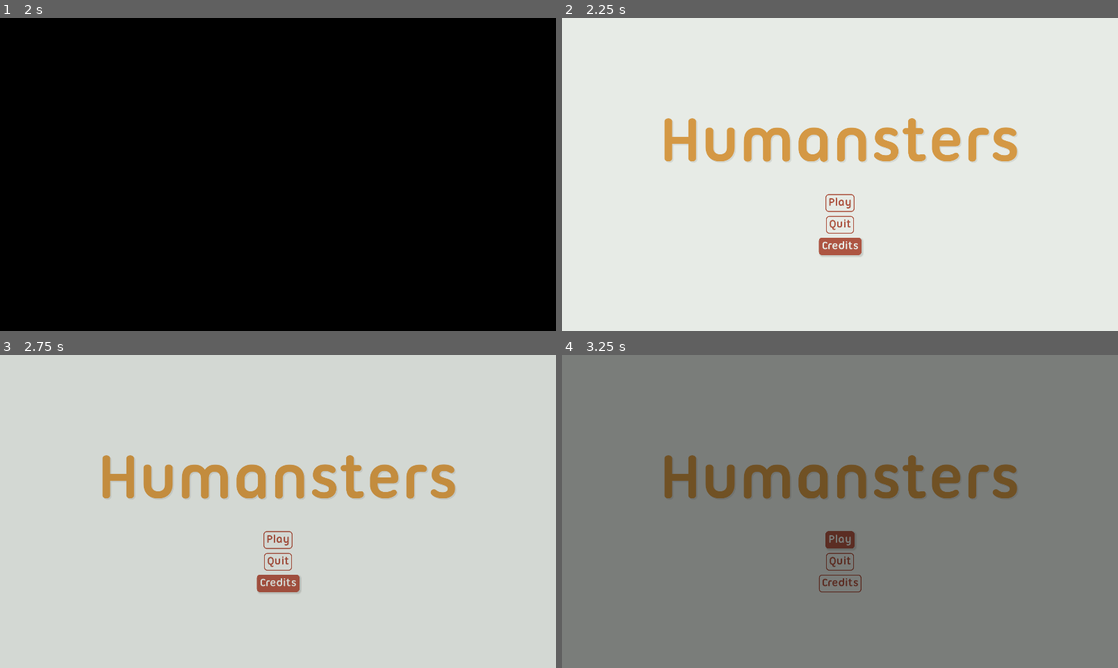
Above: before the commit, frames 1-4 (two rows, left to right).
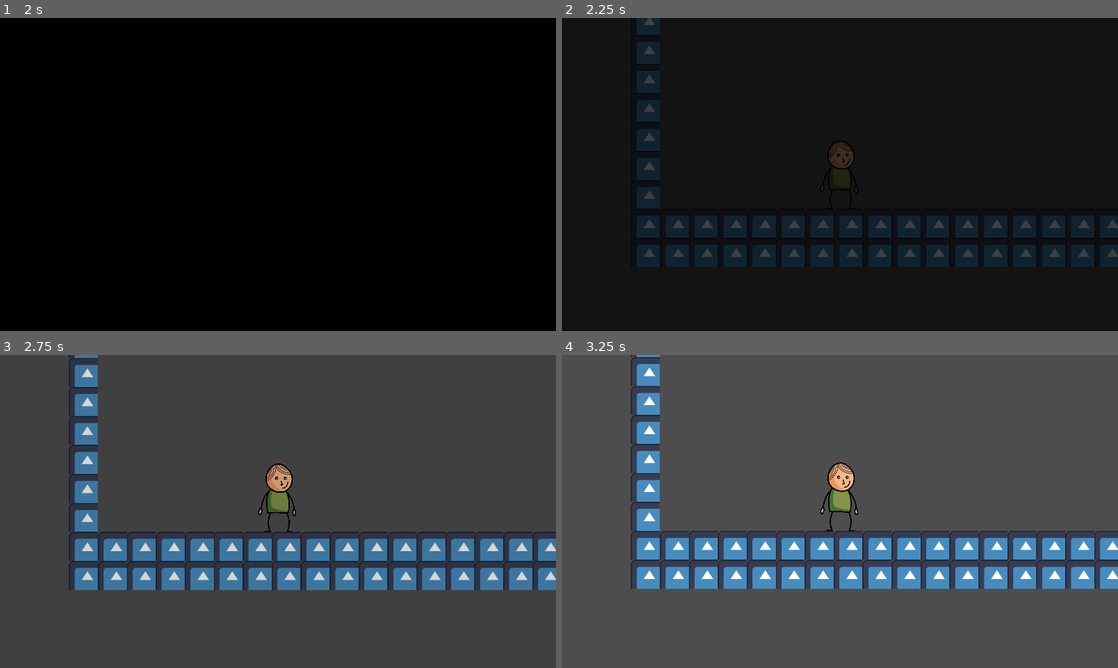
Above: after the commit, the same moments.

Repository: PingGames/GMTK-2023
Game: Godot game, scene res://scenes/yippee-screen.tscn
Same seed, same stepped clock (60 frames per second), same inputs: the game is played once before the commit and once after it. This scene is started directly instead of the project's main scene. The engine's default icon, where the game draws it, is replaced by a stand-in: a white triangle on a blue panel in a dark square.
Inputs (mouse positions are in pixels of both pictures, inside the frame that each line leads up to):
- Up to frame 1 (2 s): click "Menu" at 0.5 s; click "Play again" at 1.25 s
- Up to frame 2 (2.25 s): click (840, 246) at 2 s, where only the run before the commit has a clickable "Credits"
- Up to frame 3 (2.75 s): no input
- Up to frame 4 (3.25 s): click (840, 539) at 2.75 s, where only the run before the commit has a clickable "Play"

Frame 1 is identical in both runs. In frame 2, 100% of the frame differs, in the area x 0-100%, y 0-100%; in frame 3, 99%; in frame 4, 100%.

Commit message:
Work on scene transitions

Diff:
--- a/src/scenes/yippee-screen.tscn
+++ b/src/scenes/yippee-screen.tscn
@@ -1,6 +1,6 @@
 [gd_scene load_steps=13 format=3 uid="uid://dxovsjssmmnny"]
 
-[ext_resource type="Script" path="res://scripts/you-got-caught-screen.gd" id="1_3hmgj"]
+[ext_resource type="Script" path="res://scripts/yippee-screen.gd" id="1_muaim"]
 [ext_resource type="Texture2D" uid="uid://cyovlw6bv0f13" path="res://sprites/you-got-caught-screen.png" id="2_cqtnw"]
 [ext_resource type="FontFile" uid="uid://cywlilm2g8ve0" path="res://fonts/ubuntu-title/ubuntu-title.ttf" id="3_a8pdj"]
 [ext_resource type="StyleBox" uid="uid://bjnrrttliskwu" path="res://styles/button-normal.tres" id="4_4bma8"]
@@ -20,7 +20,7 @@
 content_margin_left = 40.0
 
 [node name="Node2D" type="Node2D"]
-script = ExtResource("1_3hmgj")
+script = ExtResource("1_muaim")
 
 [node name="Background" type="ColorRect" parent="."]
 offset_right = 1931.0
--- a/src/scripts/character.gd
+++ b/src/scripts/character.gd
@@ -62,5 +62,4 @@
 
 
 func _on_finished_trigger_body_entered(body):
-	# TODO: Replace the scene with the "Yippee!" screen
-	SceneTransition.change_scene_to_file("res://scenes/welcome-screen.tscn")
+	SceneTransition.change_scene_to_file("res://scenes/yippee-screen.tscn", 0.5)
--- a/src/scripts/credits-screen.gd
+++ b/src/scripts/credits-screen.gd
@@ -2,4 +2,4 @@
 
 
 func _on_back_button_pressed():
-	SceneTransition.change_scene_to_file("res://scenes/welcome-screen.tscn", 0.0)
+	SceneTransition.change_scene_to_file("res://scenes/welcome-screen.tscn")
--- a/src/scripts/scene-transition.gd
+++ b/src/scripts/scene-transition.gd
@@ -1,7 +1,7 @@
 extends CanvasLayer
 
 
-func change_scene_to_file(target: String, delay: float = 1.0) -> void:
+func change_scene_to_file(target: String, delay: float = 0.5) -> void:
 	$AnimationPlayer.play("dissolve")
 
 	await $AnimationPlayer.animation_finished
--- a/src/scripts/welcome-screen.gd
+++ b/src/scripts/welcome-screen.gd
@@ -2,7 +2,7 @@
 
 
 func _on_play_button_pressed():
-	SceneTransition.change_scene_to_file("res://scenes/level.tscn")
+	SceneTransition.change_scene_to_file("res://scenes/level.tscn", 1.0)
 
 
 func _on_quit_button_pressed():
@@ -10,4 +10,4 @@
 
 
 func _on_credits_button_pressed():
-	SceneTransition.change_scene_to_file("res://scenes/credits-screen.tscn", 0.0)
+	SceneTransition.change_scene_to_file("res://scenes/credits-screen.tscn")
--- a/src/scripts/yippee-screen.gd
+++ b/src/scripts/yippee-screen.gd
@@ -1,8 +1,8 @@
 extends Node2D
 
 
-func _on_retry_button_pressed():
-	SceneTransition.change_scene_to_file("res://scenes/level.tscn")
+func _on_play_again_button_pressed():
+	SceneTransition.change_scene_to_file("res://scenes/level.tscn", 1.0)
 
 
 func _on_menu_button_pressed():
--- a/src/scripts/you-got-caught-screen.gd
+++ b/src/scripts/you-got-caught-screen.gd
@@ -2,7 +2,7 @@
 
 
 func _on_try_again_button_pressed():
-	SceneTransition.change_scene_to_file("res://scenes/level.tscn")
+	SceneTransition.change_scene_to_file("res://scenes/level.tscn", 1.0)
 
 
 func _on_menu_button_pressed():
